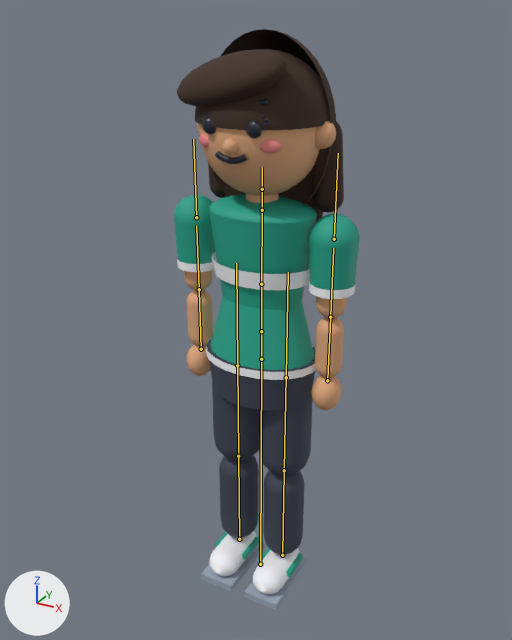
One commit to the glTF model assets/models/human-character-female.glb: the scene before it, then after it.
Camera for both pictures: a 50 mm camera at (1.088, -2.019, 2.11) aimed at (-0.008, -0.028, 1.114). Lighting does not change. The marker at lower left points along +X, +Y and +Z. The picture after the commit comes second. The bones that bend it are drawn over the model as lines.

In view in the first picture: 'Body_accent', 'Body_blush', 'Body_hair', 'Body_pants', 'Body_shirt', 'Body_shoes', 'Body_skin', 'Body_sole', 'Face'.
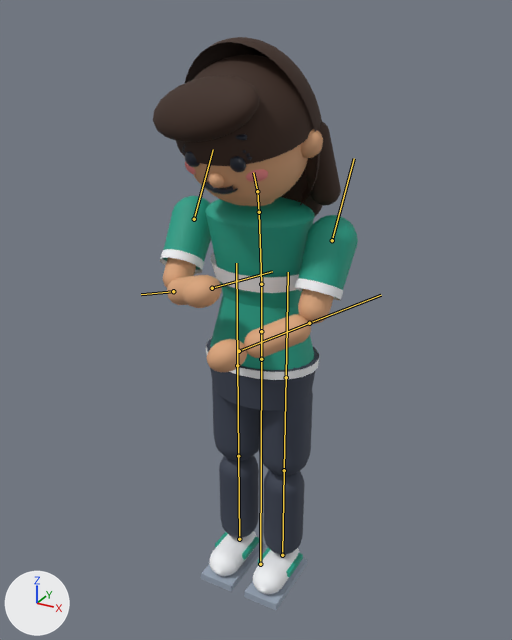
The newer file adds an action. The first version stands in its rest pose; the second is drawn at frame 20 of the action 'TakeTablet'.

Changed parts and their boxes [x1, y1, x2, y2] in the pictures (512 x 640 px):
'Body_shirt', posed: before [174, 194, 360, 577]; after [163, 196, 358, 577]
'Body_hair', posed (12% wider, 7% shorter): before [177, 29, 344, 222]; after [153, 37, 341, 216]
'Body_skin', posed (16% shorter): before [184, 121, 347, 410]; after [163, 129, 334, 372]
'Body_accent', posed: before [177, 252, 355, 380]; after [160, 249, 343, 380]
'Face', posed (8% shorter): before [200, 99, 269, 164]; after [182, 134, 252, 194]
'Body_blush', posed (10% taller): before [199, 134, 282, 153]; after [185, 161, 268, 182]
bone 'Chest', root to tip: before (261, 284) to (262, 210); after (261, 284) to (259, 212)
bone 'Neck', root to tip: before (262, 210) to (262, 189); after (259, 212) to (257, 191)
bone 'Head', root to tip: before (262, 189) to (262, 167); after (257, 191) to (253, 172)
bone 'UpperArm_L', root to tip: before (334, 239) to (338, 153); after (332, 240) to (354, 158)
bone 'LowerArm_L', root to tip: before (330, 317) to (333, 248); after (309, 323) to (381, 295)
bone 'UpperArm_R', root to tip: before (196, 217) to (193, 139); after (194, 219) to (213, 149)
bone 'LowerArm_R', root to tip: before (199, 289) to (196, 226); after (173, 291) to (141, 294)
bone 'Hand_R', root to tip: before (201, 349) to (199, 289); after (212, 288) to (272, 271)

The change in detail:
Bone 'Chest' (bone_chest) turns from (0, 0, 0) to (5, 0, 0) degrees about its own x, y and z.
Bone 'Neck' (bone_neck) turns from (0, 0, 0) to (3, 0, 0) degrees about its own x, y and z.
Bone 'Head' (bone_head) turns from (0, 0, 0) to (13, 0, 0) degrees about its own x, y and z.
Bone 'UpperArm_L' (bone_upperarm_l) turns from (0, 0, 0) to (-34, -1, -2) degrees about its own x, y and z.
Bone 'LowerArm_L' (bone_lowerarm_l) turns from (0, 0, 0) to (-18, 6, -53) degrees about its own x, y and z.
Bone 'UpperArm_R' (bone_upperarm_r) turns from (0, 0, 0) to (-43, 2, 4) degrees about its own x, y and z.
Bone 'LowerArm_R' (bone_lowerarm_r) turns from (0, 0, 0) to (-28, -11, 94) degrees about its own x, y and z.
Bone 'Hand_R' (bone_hand_r) turns from (0, 0, 0) to (-16, 31, -177) degrees about its own x, y and z.
